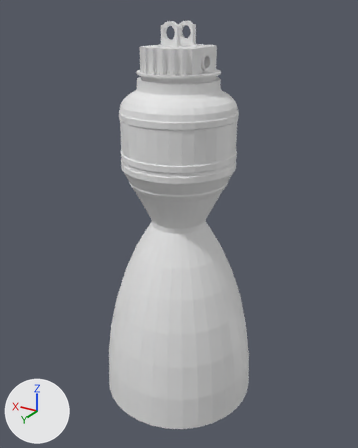
What one commit did to the Blender file MerlinEngine1D.blend.
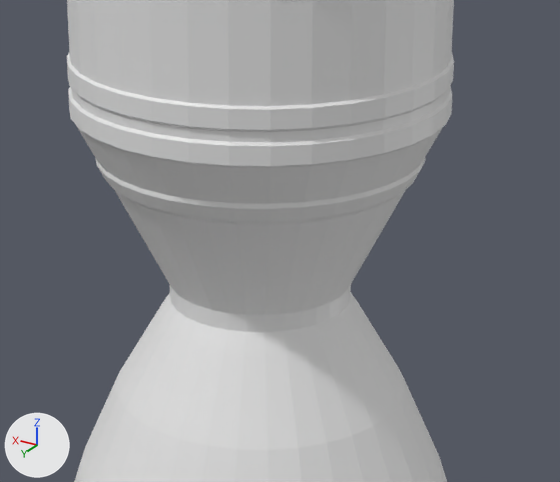
Each version is shown whole from a 50 mm camera at (-226.0, 376.0, 187.0) aimed at (0.0, 0.0, -2.0), then close up on the part from 28% to 75% of the width and 30% to 62% of the height. Every picture has the same lights, and +X, +Y and +Z are marked at lower left.

The first close-up shows 'CombustionChamber'.
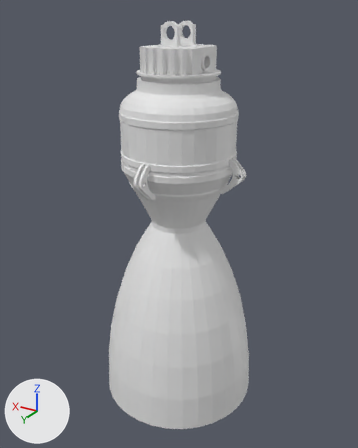
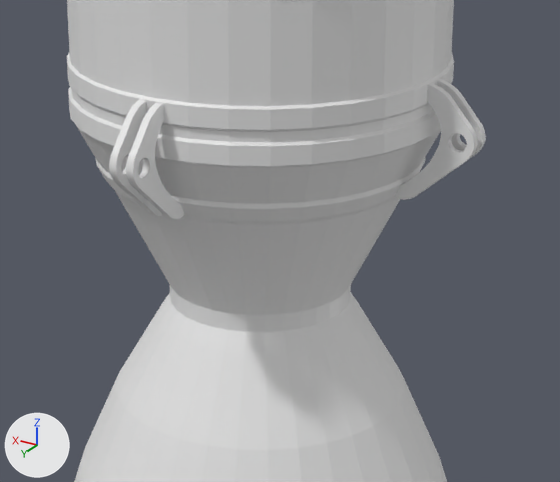
Patch to the scene script:
```diff
--- a/MerlinEngine1D.blend.py
+++ b/MerlinEngine1D.blend.py
@@ me_cone @@
 # used by ob_combustionchamber; location = (0.0, 0.0, 0.0); rotation_euler = (0.0, 0.0, 1.571), in degrees (0, 0, 90); scale = (25.5, 25.5, 25.5)
-me_cone.from_pydata(...)  # 3609 vertices, 4322 faces, 2 loose edges; spans x -3.0..3.0, y -3.0..3.0, z -7.21..7.02
+me_cone.from_pydata(...)  # 4647 vertices, 5792 faces, 2 loose edges; spans x -3.0..3.0, y -3.0..3.0, z -7.21..7.02
+# me_cone part 1: 1038 vertices added at x -0.14..2.57, y -0.14..2.57, z 1.52..2.78
```

Changed parts and their boxes [x1, y1, x2, y2] in the close-ups (560 x 482 px):
'CombustionChamber', reshaped
    before: [67, 0, 454, 482]
    after: [67, 0, 486, 482]
part 1 of me_cone, added
    after: [109, 71, 486, 219]
